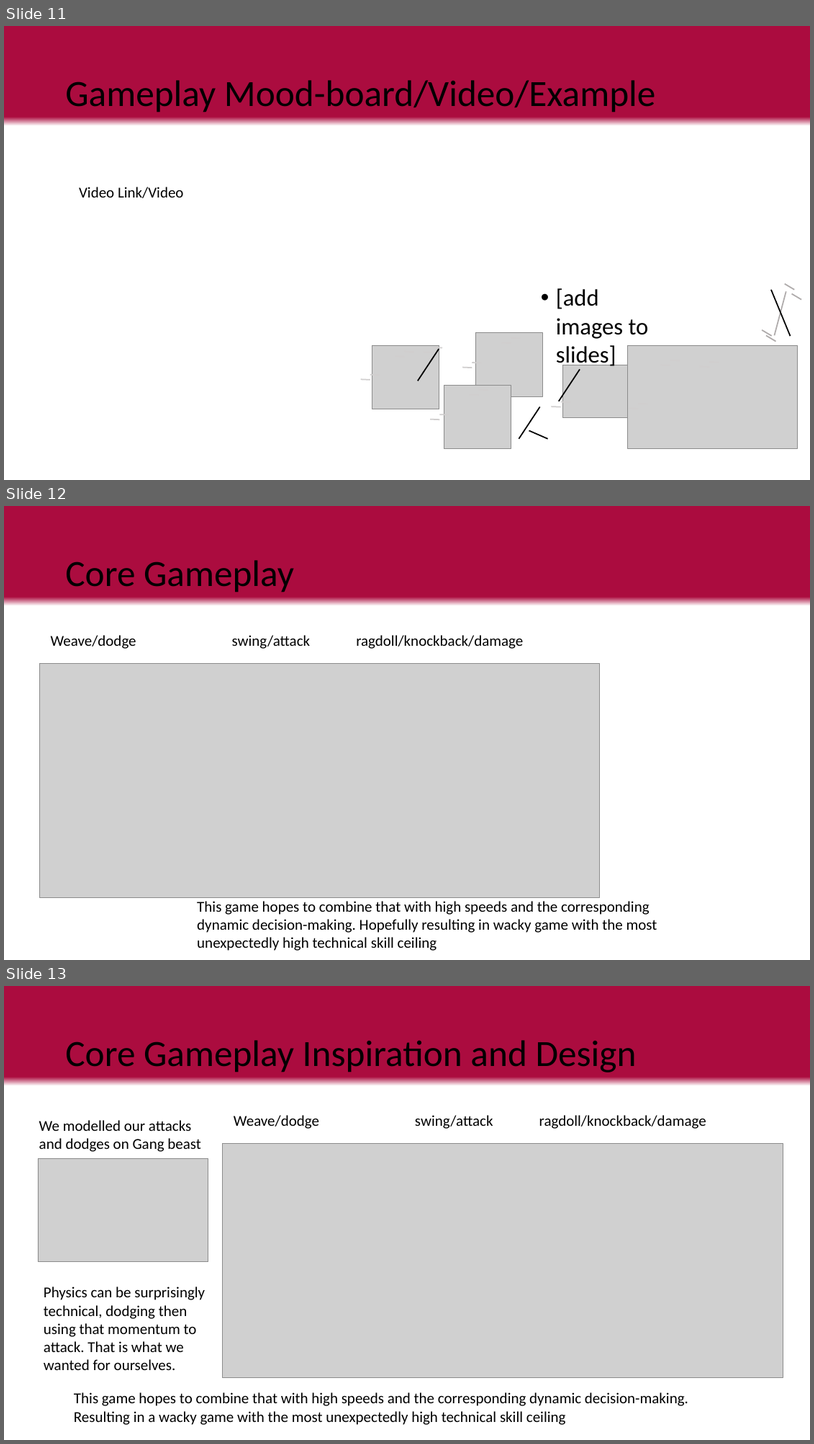
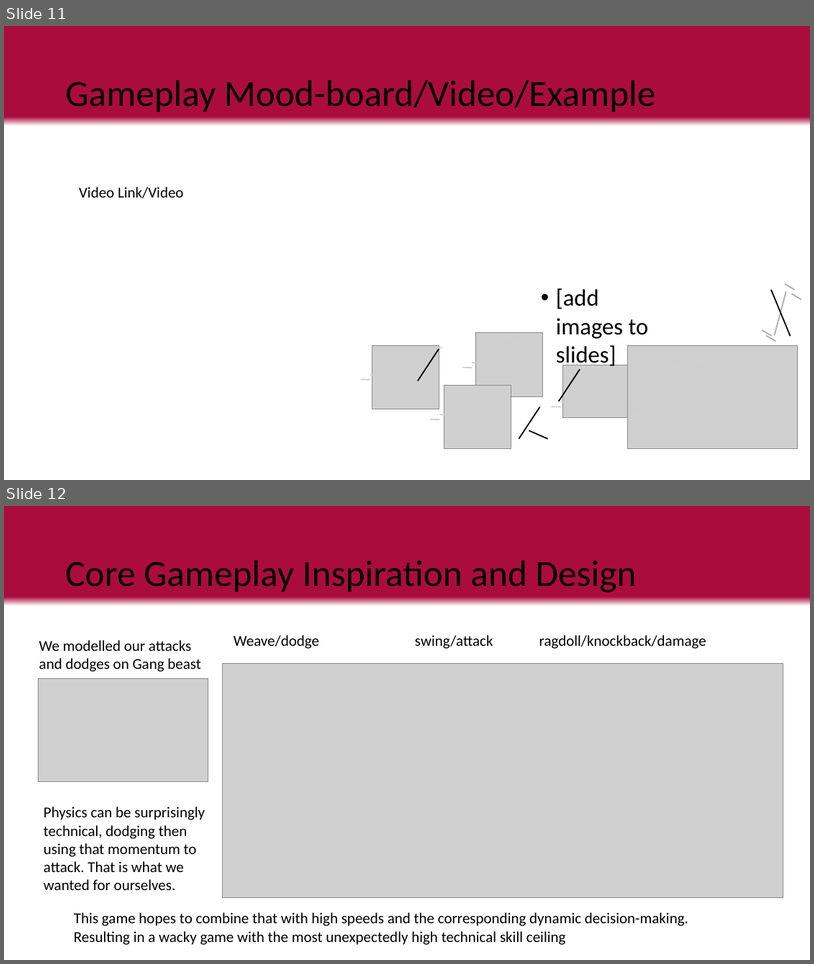
Before and after one commit to LuxRegem/Project_Clash-of-Cosplayers, a slide deck: Shared Documentation/Luke's Documents/Clash of Cos Team Pitch.pptx. Shown one above the other, each under a label of ours: slides 11, 12 and 13 before the commit, slides 11 and 12 after it. The pictures are 814x1444 and 814x964 pixels, drawn with LibreOffice and Linux fonts; fonts in the diff are those of the drawing; grey boxes stand for pictures. Boxes give left, top, right and bottom in pixels: in the first picture for what was removed or moved away, otherwise in the second. Text is boxed around its words. In the diff, an @@ line names an element or a change of style, - is before the commit and + after.

```diff
--- a/Shared Documentation/Luke's Documents/Clash of Cos Team Pitch.pptx
+++ b/Shared Documentation/Luke's Documents/Clash of Cos Team Pitch.pptx
@@ slide 12 removed at <box>4,506,810,960</box>, background gradient #AB0C3F to #FFFFFF @@
@@ title removed at <box>65,560,294,592</box> @@
-Core Gameplay
@@ text removed at <box>51,635,523,649</box> @@
-Weave/dodge swing/attack ragdoll/knockback/damage
@@ picture removed at <box>39,663,600,898</box> @@
@@ text removed at <box>197,901,658,950</box> @@
-This game hopes to combine that with high speeds and the corresponding dynamic decision-making. Hopefully resulting in wacky game with the most unexpectedly high technical skill ceiling
@@ what was slide 13 is now slide 12 @@
```
